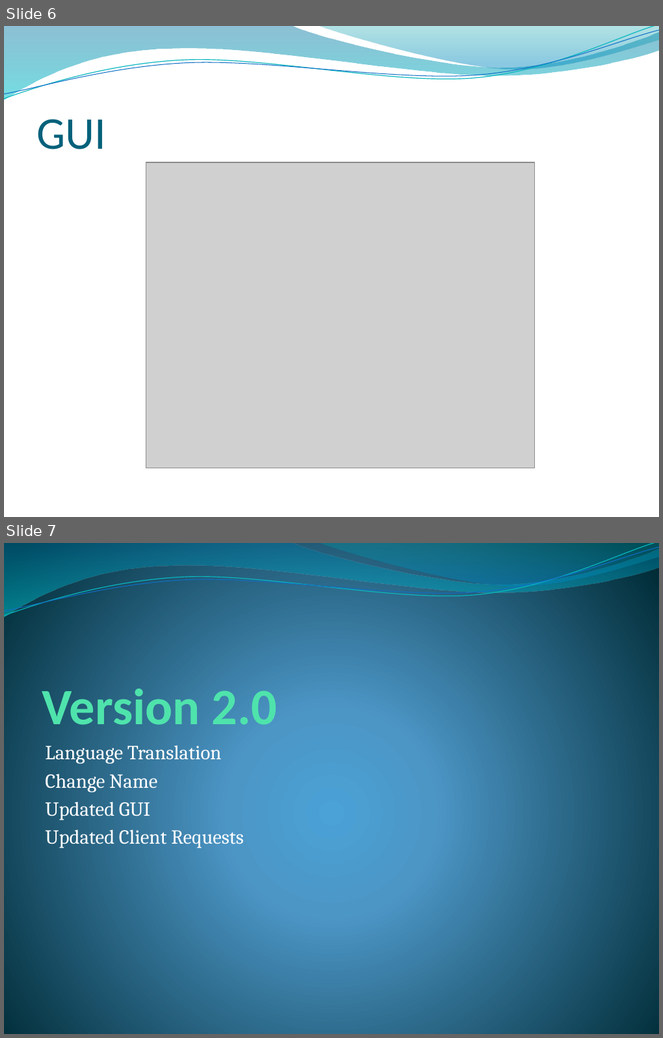
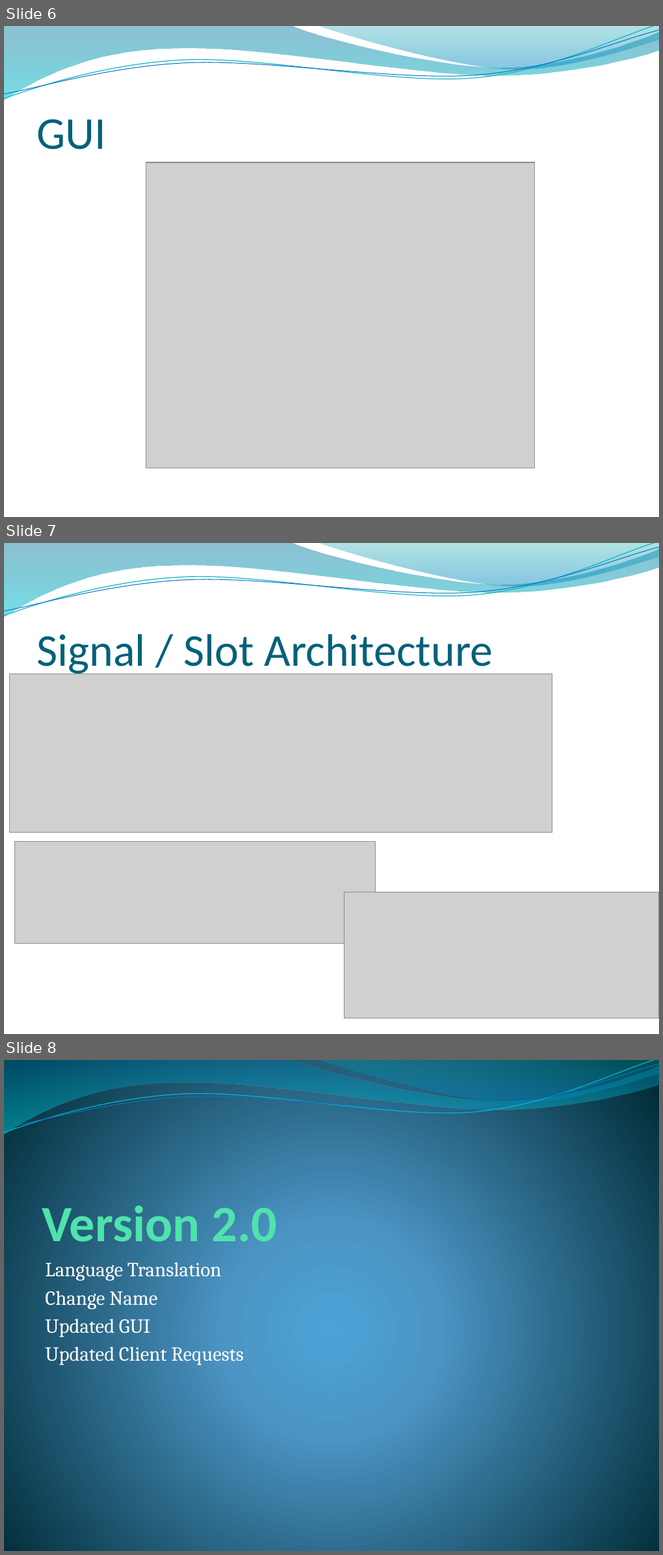
Before and after one commit to kaledj/chatroom, a slide deck: Chatroom Project.pptx. Shown one above the other, each under a label of ours: slides 6 and 7 before the commit, slides 6, 7 and 8 after it. The pictures are 663x1038 and 663x1555 pixels, drawn with LibreOffice and Linux fonts; fonts in the diff are those of the drawing; grey boxes stand for pictures; background and template pictures are left out. Boxes give left, top, right and bottom in pixels: in the first picture for what was removed or moved away, otherwise in the second. Text is boxed around its words. In the diff, an @@ line names an element or a change of style, - is before the commit and + after.

```diff
--- a/Chatroom Project.pptx
+++ b/Chatroom Project.pptx
@@ slide 7 added at [4,543,659,1034], background picture (left out); not listed: 4 template elements that a slide beside it also shows @@
@@ title added at [36,634,493,677], 50 pt, text #04617B @@
+Signal / Slot Architecture
@@ picture added at [9,674,552,833] @@
@@ picture added at [15,841,376,943] @@
@@ picture added at [345,892,659,1019] @@
@@ what was slide 7 is now slide 8 @@
```
Also in this commit, not shown: 2 slides changed.
